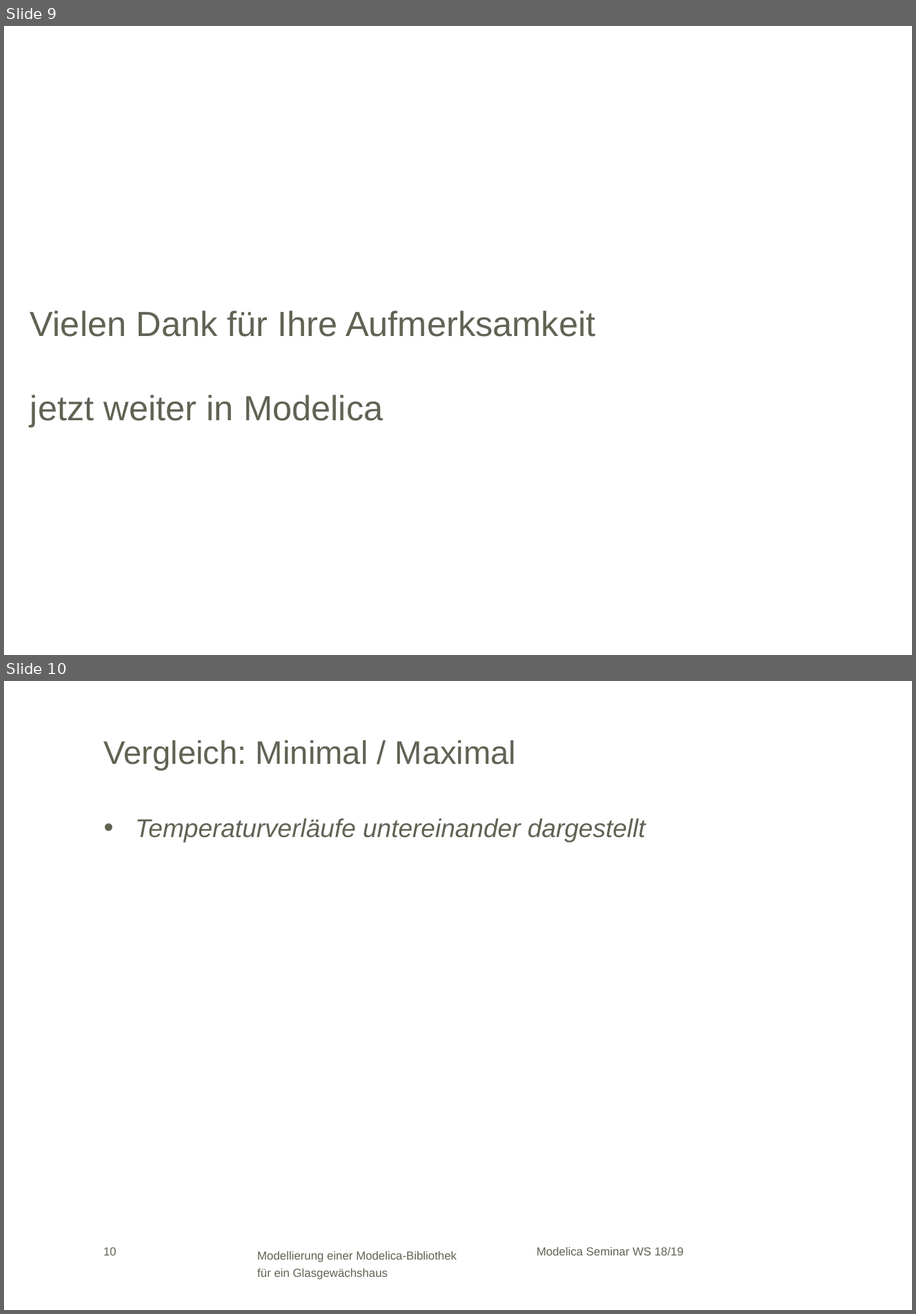
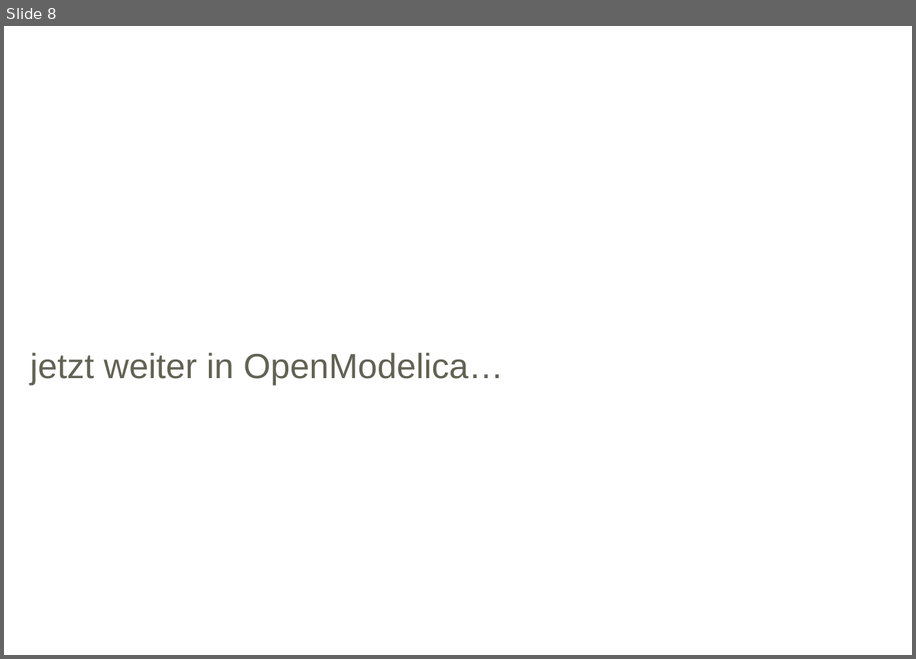
Before and after one commit to HeikoBielik/gewXhouse, a slide deck: Modelica WS 18_19_V3.pptx. Shown one above the other, each under a label of ours: slides 9 and 10 before the commit, slide 8 after it. The pictures are 916x1314 and 916x659 pixels, drawn with LibreOffice and Linux fonts; fonts in the diff are those of the drawing; background and template pictures are left out. Boxes give left, top, right and bottom in pixels: in the first picture for what was removed or moved away, otherwise in the second. Text is boxed around its words. In the diff, an @@ line names an element or a change of style, - is before the commit and + after.

```diff
--- a/Modelica WS 18_19_V3.pptx
+++ b/Modelica WS 18_19_V3.pptx
@@ slide 10 removed at (x1=4, y1=681, x2=912, y2=1310), background #FFFFFF @@
@@ title removed at (x1=104, y1=740, x2=517, y2=771) @@
-Vergleich: Minimal / Maximal
@@ text removed at (x1=135, y1=818, x2=646, y2=841) @@
-• Temperaturverläufe untereinander dargestellt
@@ page number removed at (x1=103, y1=1247, x2=116, y2=1255) @@
-10
@@ text removed at (x1=257, y1=1251, x2=457, y2=1279) @@
-Modellierung einer Modelica-Bibliothek für ein Glasgewächshaus
@@ text removed at (x1=537, y1=1247, x2=684, y2=1255) @@
-Modelica Seminar WS 18/19
@@ what was slide 9 is now slide 8 @@
@@ slide 8 changed as well @@
@@ text at (x1=30, y1=352, x2=504, y2=385): text changed @@
-Vielen Dank für Ihre Aufmerksamkeit
-jetzt weiter in Modelica
+jetzt weiter in OpenModelica…
```
Also in this commit, not shown: 1 other slide changed, 6 slides added, 8 other slides removed, 1 other file.
